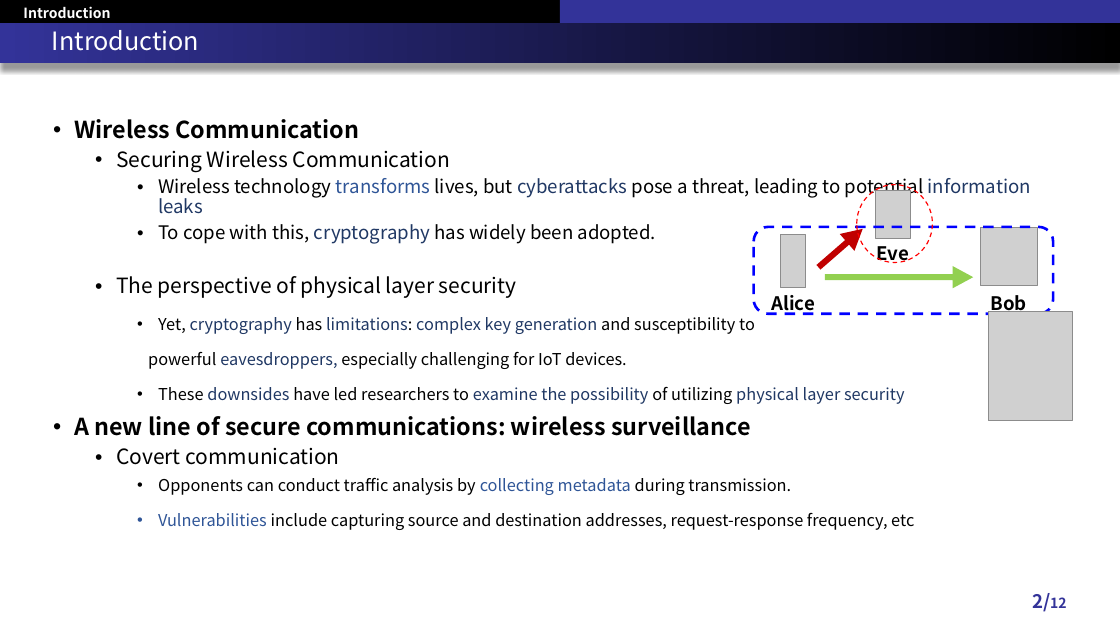
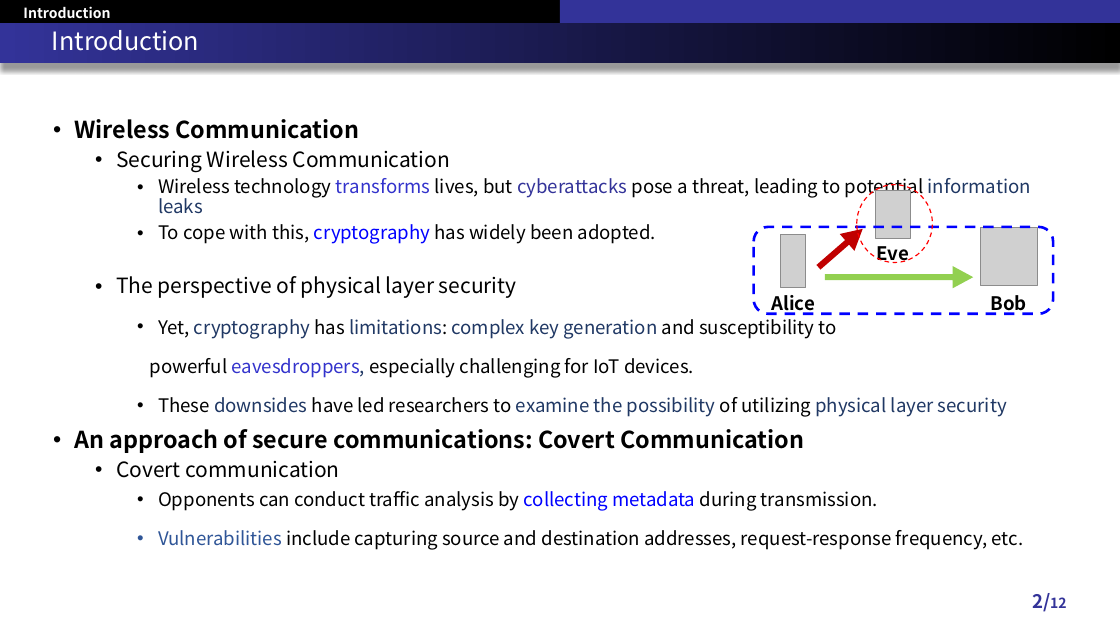
Before and after one commit to RefatHanbat/Presentation-of-SDM, a slide deck: slide 2 of New Problem/RSCC Conference 2024.pptx. Drawn at 1120x630 pixels with LibreOffice and Linux fonts; fonts in the diff are those of the drawing; grey boxes stand for pictures. Boxes give left, top, right and bottom in pixels: in the first picture for what was removed or moved away, otherwise in the second. Text is boxed around its words. In the diff, an @@ line names an element or a change of style, - is before the commit and + after.

```diff
--- a/New Problem/RSCC Conference 2024.pptx
+++ b/New Problem/RSCC Conference 2024.pptx
@@ text at <box>150,178,1031,511</box>: text colour #2F5597 to #3333CC in "transforms"; text colour #203864 to #333399 in "cyberattacks"; text colour #203864 to #0000FF in "cryptography"; size 14 to 16 pt in "Yet, cryptography has limitations: complex key generation ...", "powerful eavesdroppers, especially challenging for IoT devic ...", "These downsides have led researchers to examine ...", "Opponents can conduct traffic analysis by collecting ..."; text colour #203864 to #3333CC in "eavesdroppers,"; text colour #2F5597 to #0000FF in "collecting metadata" @@
@@ picture removed at <box>988,312,1072,421</box> @@
@@ text at <box>74,429,804,453</box>: text changed @@
-• A new line of secure communications: wireless surveillance
+• An approach of secure communications: Covert Communication
@@ text at <box>158,530,1024,550</box>: text changed; size 14 to 16 pt @@
-    • Vulnerabilities include capturing source and destination addresses, request-response frequency, etc
+    • Vulnerabilities include capturing source and destination addresses, request-response frequency, etc.
```
Also in this commit, not shown: 9 other slides changed, 1 other file.
